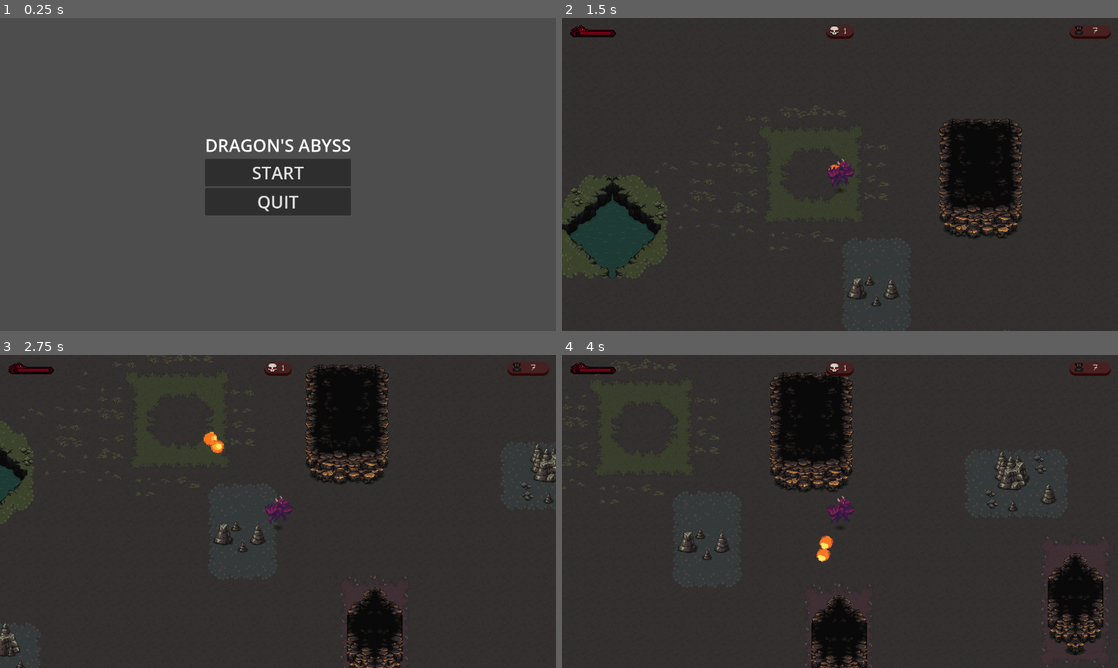
Above: before the commit, frames 1-4 (two rows, left to right).
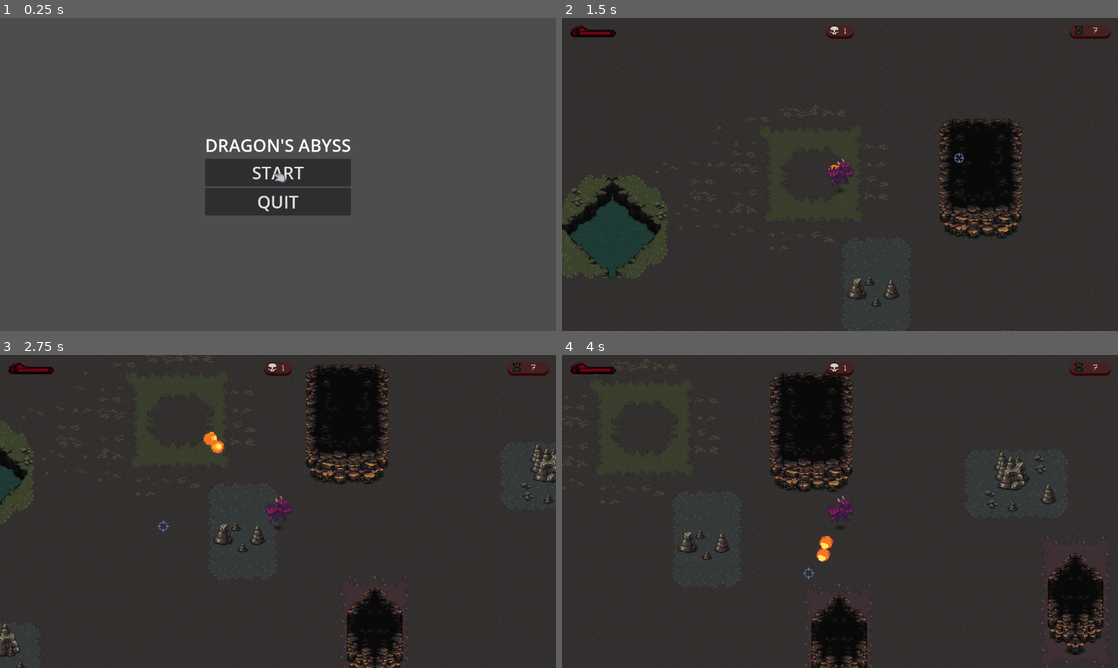
Above: after the commit, the same moments.

Repository: hgomezm92/dragons-abyss
Game: Godot game, scene res://scenes/ui/menu.tscn
Two runs of this game, one before a commit and one after it. Both use one fixed random seed, a clock stepped at 60 frames per second and the inputs below.
Inputs (mouse positions are in pixels of both pictures, inside the frame that each line leads up to):
- Up to frame 1 (0.25 s): no input
- Up to frame 2 (1.5 s): click "START" at 0.5 s; move the mouse to (962, 158) at 1.27 s; hold D (move_right) from 1.28 s (still down); hold Space (shoot) from 1.28 s (still down); click (962, 158) at 1.42 s
- Up to frame 3 (2.75 s): move the mouse to (166, 527) at 2.02 s; release D (move_right) at 2.03 s; release Space (shoot) at 2.03 s; hold S (move_down) from 2.03 s (still down); tap Space (shoot) at 2.1 s; click (166, 527) at 2.17 s
- Up to frame 4 (4 s): move the mouse to (895, 442) at 2.77 s; release S (move_down) at 2.78 s; hold D (move_right) 2.78-3.53 s; hold Space (shoot) 2.78-3.53 s; click (895, 442) at 2.92 s; move the mouse to (812, 574) at 3.52 s; hold W (move_up) from 3.53 s (still down); tap Space (shoot) at 3.6 s; click (812, 574) at 3.67 s

The runs differ from the first frame. In frame 1, less than 0.1% of the frame differs, in the area x 49-52%, y 49-53%; in frame 2, less than 0.1%; in frame 3, less than 0.1%; in frame 4, less than 0.1%.

Commit message:
Add cursor sprites and animations

Diff:
--- a/scenes/main/main.tscn
+++ b/scenes/main/main.tscn
@@ -6,11 +6,11 @@
 [ext_resource type="PackedScene" uid="uid://buvxgstxs1cu0" path="res://scenes/ui/hud.tscn" id="4_hujxm"]
 [ext_resource type="PackedScene" uid="uid://drdm14b5pvj1j" path="res://scenes/systems/enemy_spawner.tscn" id="4_l3cfh"]
 [ext_resource type="PackedScene" uid="uid://lqlerh34caxs" path="res://scenes/maps/background.tscn" id="6_ow5a4"]
+[ext_resource type="PackedScene" uid="uid://b6ajjw14dik3m" path="res://scenes/ui/cursor.tscn" id="7_hujxm"]
 
-[node name="Main" type="Node" node_paths=PackedStringArray("_game_manager", "_start_position")]
+[node name="Main" type="Node" node_paths=PackedStringArray("_game_manager")]
 script = ExtResource("1_l3cfh")
 _game_manager = NodePath("GameManager")
-_start_position = NodePath("")
 
 [node name="Background" parent="." instance=ExtResource("6_ow5a4")]
 z_index = -2
@@ -25,3 +25,5 @@
 [node name="HUD" parent="." instance=ExtResource("4_hujxm")]
 
 [node name="EnemySpawner" parent="." instance=ExtResource("4_l3cfh")]
+
+[node name="Cursor" parent="." instance=ExtResource("7_hujxm")]
--- /dev/null
+++ b/scenes/ui/cursor.tscn
@@ -0,0 +1,64 @@
+[gd_scene load_steps=8 format=3 uid="uid://b6ajjw14dik3m"]
+
+[ext_resource type="Script" uid="uid://dlfcwl4urvkqa" path="res://scripts/ui/cursor.gd" id="1_qi3ym"]
+[ext_resource type="Texture2D" uid="uid://d0xamaq7sstyl" path="res://assets/animations/ui/sprCursor.png" id="2_gbfun"]
+
+[sub_resource type="AtlasTexture" id="AtlasTexture_qi3ym"]
+atlas = ExtResource("2_gbfun")
+region = Rect2(0, 0, 45, 45)
+
+[sub_resource type="AtlasTexture" id="AtlasTexture_gbfun"]
+atlas = ExtResource("2_gbfun")
+region = Rect2(45, 0, 45, 45)
+
+[sub_resource type="AtlasTexture" id="AtlasTexture_a8run"]
+atlas = ExtResource("2_gbfun")
+region = Rect2(135, 0, 45, 45)
+
+[sub_resource type="AtlasTexture" id="AtlasTexture_yyfjg"]
+atlas = ExtResource("2_gbfun")
+region = Rect2(180, 0, 45, 45)
+
+[sub_resource type="SpriteFrames" id="SpriteFrames_blune"]
+animations = [{
+"frames": [{
+"duration": 1.0,
+"texture": SubResource("AtlasTexture_qi3ym")
+}],
+"loop": true,
+"name": &"hand_idle",
+"speed": 5.0
+}, {
+"frames": [{
+"duration": 1.0,
+"texture": SubResource("AtlasTexture_gbfun")
+}],
+"loop": true,
+"name": &"hand_pressed",
+"speed": 5.0
+}, {
+"frames": [{
+"duration": 1.0,
+"texture": SubResource("AtlasTexture_a8run")
+}],
+"loop": true,
+"name": &"sight_idle",
+"speed": 5.0
+}, {
+"frames": [{
+"duration": 1.0,
+"texture": SubResource("AtlasTexture_yyfjg")
+}],
+"loop": true,
+"name": &"sight_pressed",
+"speed": 5.0
+}]
+
+[node name="Cursor" type="CanvasLayer"]
+process_mode = 3
+layer = 2
+script = ExtResource("1_qi3ym")
+
+[node name="AnimatedSprite2D" type="AnimatedSprite2D" parent="."]
+sprite_frames = SubResource("SpriteFrames_blune")
+animation = &"hand_idle"
--- a/scenes/ui/menu.tscn
+++ b/scenes/ui/menu.tscn
@@ -1,7 +1,8 @@
-[gd_scene load_steps=3 format=3 uid="uid://duu6ce53aitov"]
+[gd_scene load_steps=4 format=3 uid="uid://duu6ce53aitov"]
 
 [ext_resource type="Script" uid="uid://dfmenro3a67pm" path="res://scripts/ui/menu.gd" id="1_wedc3"]
 [ext_resource type="PackedScene" uid="uid://mqy6u8kyumo6" path="res://scenes/main/main.tscn" id="2_c2n5p"]
+[ext_resource type="PackedScene" uid="uid://b6ajjw14dik3m" path="res://scenes/ui/cursor.tscn" id="3_c2n5p"]
 
 [node name="Menu" type="CanvasLayer"]
 script = ExtResource("1_wedc3")
@@ -33,5 +34,7 @@
 theme_override_font_sizes/font_size = 40
 text = "QUIT"
 
+[node name="Cursor" parent="." instance=ExtResource("3_c2n5p")]
+
 [connection signal="pressed" from="CenterContainer/VBoxContainer/Start" to="." method="_on_start_pressed"]
 [connection signal="pressed" from="CenterContainer/VBoxContainer/Quit" to="." method="_on_quit_pressed"]
--- /dev/null
+++ b/scripts/ui/cursor.gd
@@ -0,0 +1,33 @@
+extends CanvasLayer
+
+@onready var _sprite: AnimatedSprite2D = $AnimatedSprite2D
+var _parent: String
+# Called when the node enters the scene tree for the first time.
+func _ready() -> void:
+	Input.set_mouse_mode(Input.MOUSE_MODE_HIDDEN)
+	_parent = get_parent().name
+
+	if _parent == "Main" and !get_tree().paused:
+		_sprite.play("sight_idle")
+	else:
+		_sprite.play("hand_idle")
+
+
+# Called every frame. 'delta' is the elapsed time since the previous frame.
+func _process(delta: float) -> void:
+	# Seguir al ratón
+	_sprite.global_position = get_viewport().get_mouse_position()
+
+func _input(event):
+	if _parent == "Main" and !get_tree().paused:
+		if event.is_action_pressed("shoot"):
+			if event.pressed:
+				_sprite.play("sight_pressed")
+		else:
+			_sprite.play("sight_idle")
+	else:
+		if event is InputEventMouseButton and event.button_index == MOUSE_BUTTON_LEFT:
+			if event.pressed:
+				_sprite.play("hand_pressed")
+		else:
+			_sprite.play("hand_idle")
Binary file added: assets/animations/ui/sprCursor.png
Not shown, added: assets/animations/ui/sprCursor.png.import
Not shown: 1 places in scenes/main/main.tscn that only renumber resources
Not shown, added: scripts/ui/cursor.gd.uid
